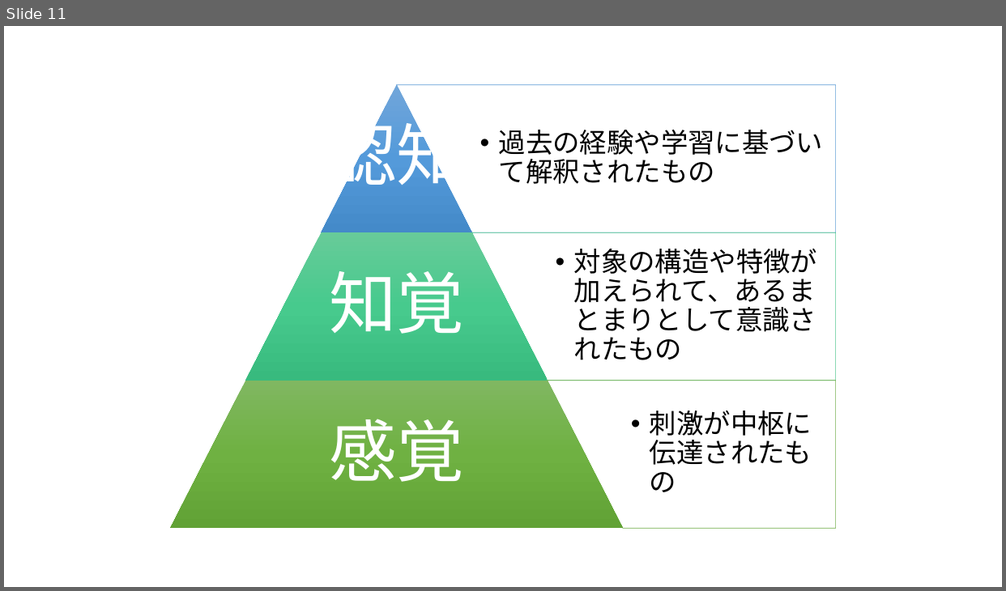
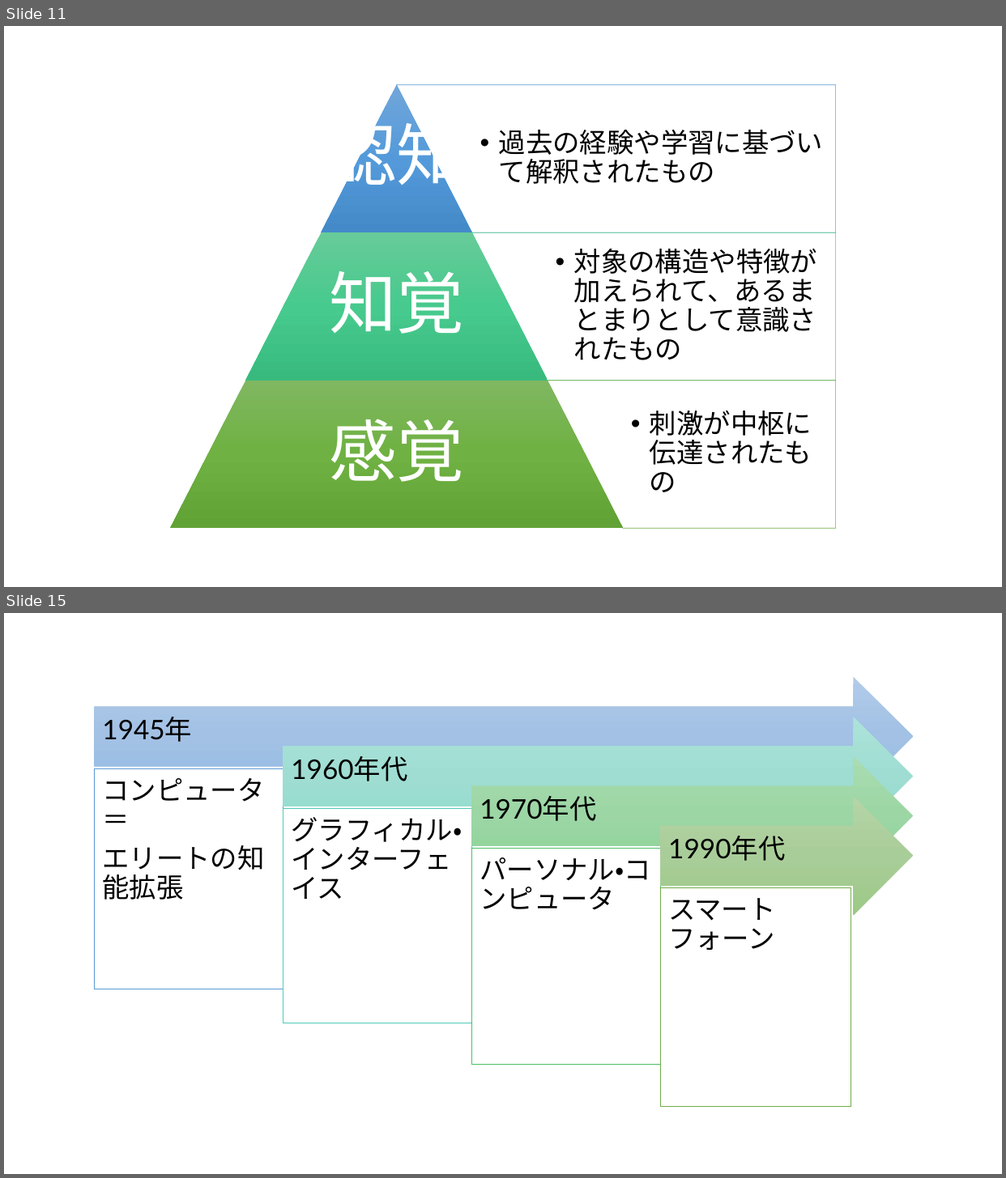
Before and after one commit to satoyoshiharu/docs, a slide deck: figures.pptx. Shown one above the other, each under a label of ours: slide 11 before the commit, slides 11 and 15 after it; the slides between them are not shown. The pictures are 1006x591 and 1006x1178 pixels, drawn with LibreOffice and Linux fonts; fonts in the diff are those of the drawing. Boxes give left, top, right and bottom in pixels: in the first picture for what was removed or moved away, otherwise in the second. Text is boxed around its words. In the diff, an @@ line names an element or a change of style, - is before the commit and + after.

```diff
--- a/figures.pptx
+++ b/figures.pptx
@@ slide 15 added at (4, 613, 1002, 1174), background #FFFFFF @@
@@ group added at (95, 677, 914, 1107): 8 texts, 4 right arrows, 4 rectangles @@
+1945年
+コンピュータ＝
+エリートの知能拡張
+1960年代
+グラフィカル・インターフェイス
+1970年代
+パーソナル・コンピュータ
+1990年代
+スマートフォーン
```
Also in this commit, not shown: 3 other slides added.
